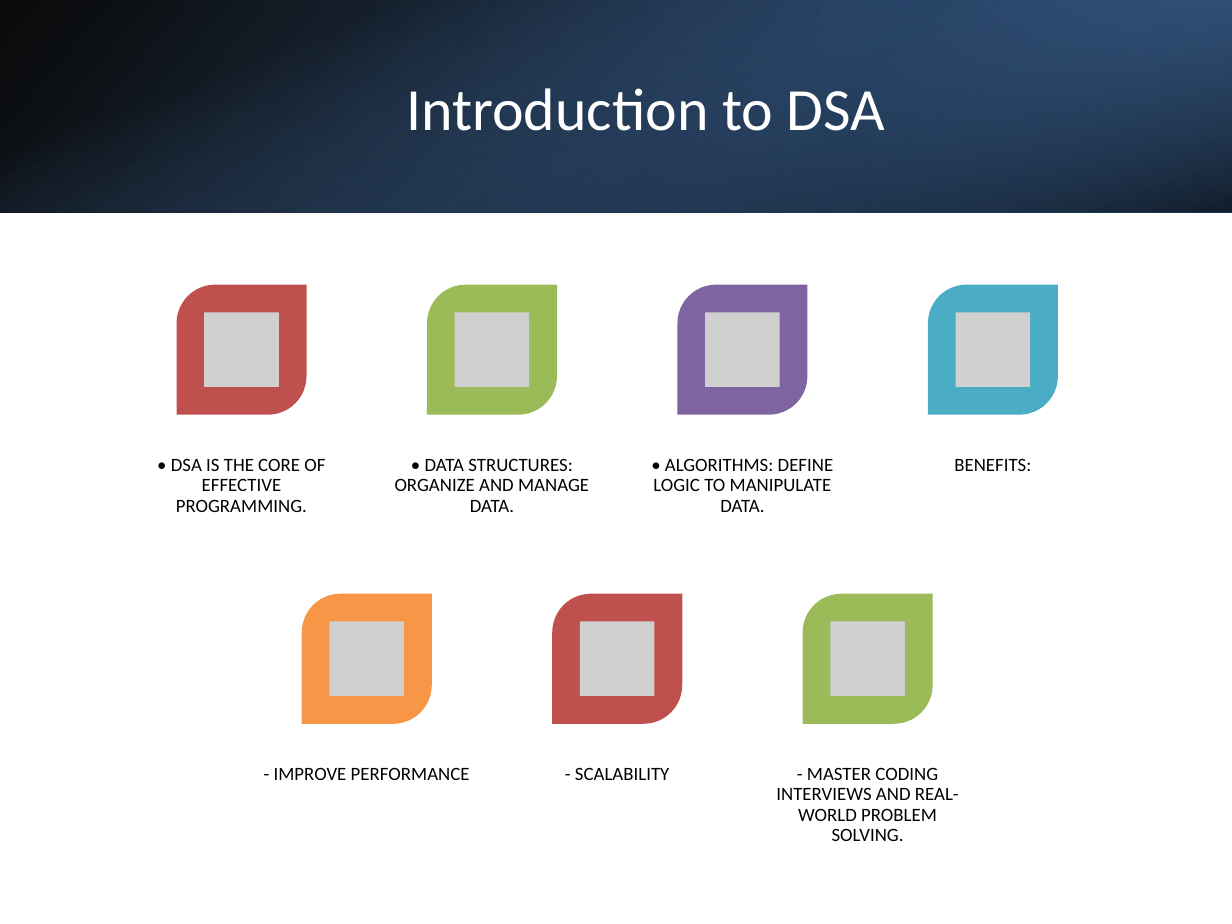
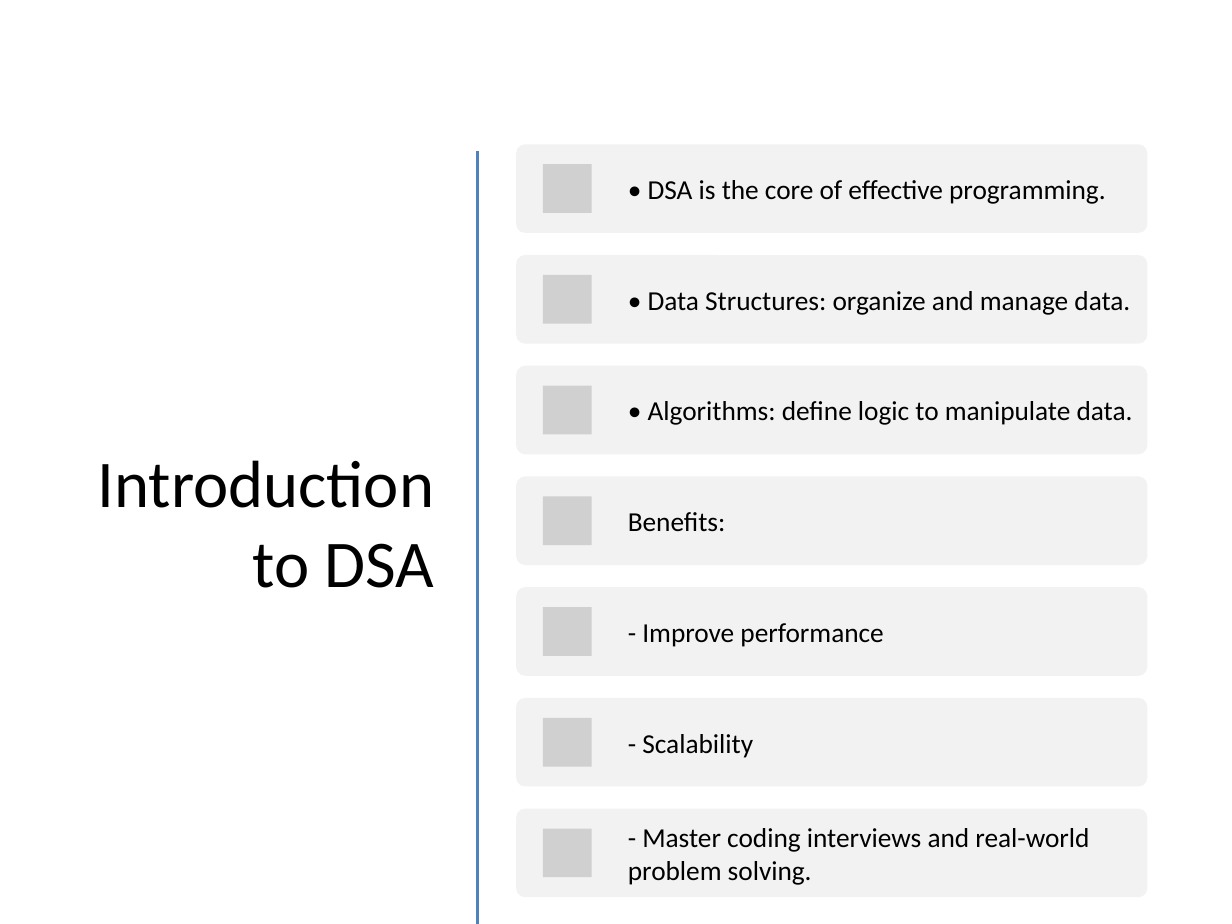
Before and after one commit to mrkyaing/MG-DSA, a slide deck: slide 2 of DSA_in_Java_LectureNotes_Detailed.pptx. Drawn at 1232x924 pixels with LibreOffice and Linux fonts; fonts in the diff are those of the drawing; grey boxes stand for pictures. Boxes give left, top, right and bottom in pixels: in the first picture for what was removed or moved away, otherwise in the second. Text is boxed around its words. In the diff, an @@ line names an element or a change of style, - is before the commit and + after.

```diff
--- a/DSA_in_Java_LectureNotes_Detailed.pptx
+++ b/DSA_in_Java_LectureNotes_Detailed.pptx
@@ rectangle removed at box(0, 0, 1232, 212) @@
@@ rectangle removed at box(0, 0, 1232, 212) @@
@@ rectangle removed at box(822, 0, 1232, 212) @@
@@ title "Introduction to DSA": place and size @@
-title "Introduction to DSA" at box(406, 88, 886, 131)
+title "Introduction to DSA" at box(98, 460, 435, 588)
@@ title "Introduction to DSA" at box(98, 460, 435, 588): size 35 to 39 pt, text colour #FFFFFF to #000000; alignment centre to right @@
@@ line added from (478, 153) to (478, 923), #C0504D 2 pt @@
@@ text at box(648, 180, 1106, 204): text changed; size 11 to 16 pt @@
-• DSA IS THE CORE OF EFFECTIVE PROGRAMMING.
+• DSA is the core of effective programming.
@@ text at box(648, 291, 1130, 315): text changed; size 11 to 16 pt @@
-• DATA STRUCTURES: ORGANIZE AND MANAGE DATA.
+• Data Structures: organize and manage data.
@@ text at box(648, 401, 1133, 425): text changed; size 11 to 16 pt @@
-• ALGORITHMS: DEFINE LOGIC TO MANIPULATE DATA.
+• Algorithms: define logic to manipulate data.
@@ text at box(628, 512, 726, 532): text changed; size 11 to 16 pt @@
-BENEFITS:
+Benefits:
@@ vertical alignment top to middle in 7 elements at box(628, 828, 1089, 885), box(628, 512, 726, 532), box(648, 401, 1133, 425), box(642, 734, 753, 758), box(648, 180, 1106, 204), box(648, 291, 1130, 315), box(642, 623, 883, 647) @@
@@ text at box(642, 623, 883, 647): text changed; size 11 to 16 pt @@
-- IMPROVE PERFORMANCE
+- Improve performance
@@ group removed at box(176, 285, 1058, 724): 7 round diag rects, 7 pictures @@
@@ text at box(642, 734, 753, 758): text changed; size 11 to 16 pt @@
-- SCALABILITY
+- Scalability
@@ group added at box(516, 144, 1147, 897): 7 rounded rectangles, 7 pictures @@
@@ text at box(628, 828, 1089, 885): text changed; size 11 to 16 pt @@
-- MASTER CODING INTERVIEWS AND REAL-WORLD PROBLEM SOLVING.
+- Master coding interviews and real-world problem solving.
```
Also in this commit, not shown: 10 other slides changed, 16 slides added, 9 other files.
